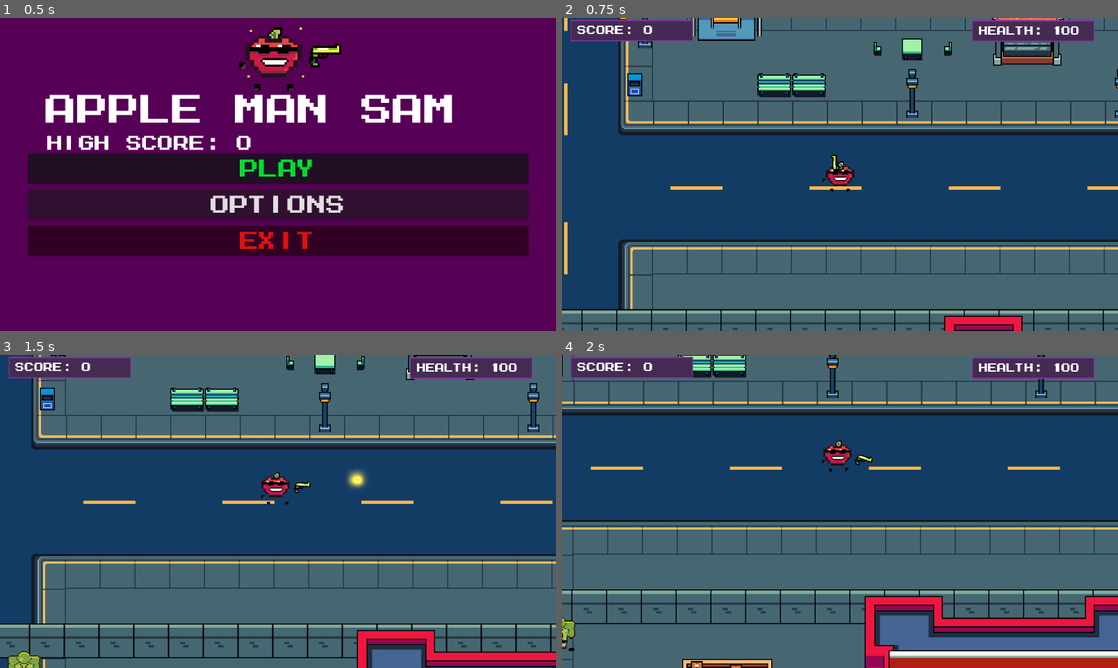
Above: before the commit, frames 1-4 (two rows, left to right).
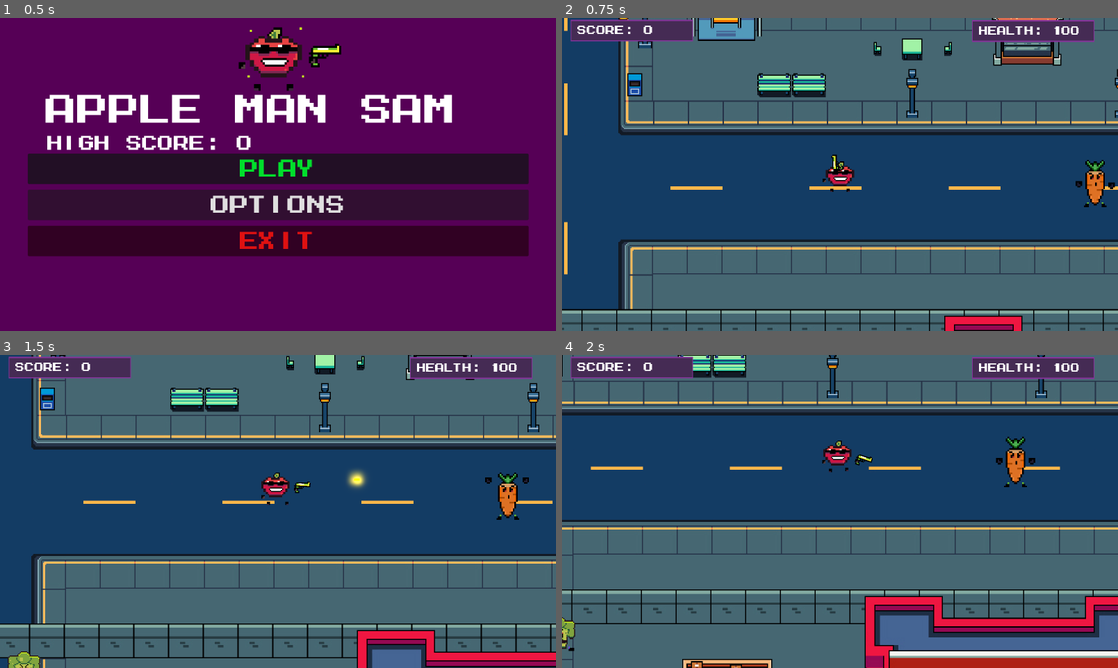
Above: after the commit, the same moments.

Repository: George-Nizor/Apple-Man-Sam
Game: Godot game, scene res://Scenes/Menus/main_menu.tscn
Same seed, same stepped clock (60 frames per second), same inputs: the game is played once before the commit and once after it. Sound files missing from this copy of the repository are replaced by a short silence.
Inputs (mouse positions are in pixels of both pictures, inside the frame that each line leads up to):
- Up to frame 1 (0.5 s): no input
- Up to frame 2 (0.75 s): click "Play" at 0.5 s
- Up to frame 3 (1.5 s): move the mouse to (400, 495) at 1.27 s; hold D (right) from 1.28 s (still down); click (400, 495) at 1.35 s
- Up to frame 4 (2 s): keep holding D (right)

Frame 1 is identical in both runs. In frame 2, 0.5% of the frame differs, in the area x 92-100%, y 45-61%; in frame 3, 0.5%; in frame 4, 0.5%, in the area x 78-86%, y 26-43%.

Commit message:
CARROT MAN BARRY has been added

Diff:
--- /dev/null
+++ b/top-down-v2/Scenes/Entities/enemy_2.tscn
@@ -0,0 +1,108 @@
+[gd_scene load_steps=14 format=3 uid="uid://suv7ientnyjb"]
+
+[ext_resource type="Script" path="res://enemy_2.gd" id="1_qgcl3"]
+[ext_resource type="Texture2D" uid="uid://d4ay3tehch2yf" path="res://Assets/Sprites/Carrot Man Barry.png" id="2_d1u3y"]
+[ext_resource type="Script" path="res://Scenes/Components/health_component.gd" id="3_d7j75"]
+[ext_resource type="Script" path="res://Scenes/Components/hitbox_component.gd" id="4_hf3xm"]
+
+[sub_resource type="AtlasTexture" id="AtlasTexture_ashuy"]
+atlas = ExtResource("2_d1u3y")
+region = Rect2(0, 0, 32, 32)
+
+[sub_resource type="AtlasTexture" id="AtlasTexture_f4h7g"]
+atlas = ExtResource("2_d1u3y")
+region = Rect2(32, 0, 32, 32)
+
+[sub_resource type="AtlasTexture" id="AtlasTexture_w3qcr"]
+atlas = ExtResource("2_d1u3y")
+region = Rect2(64, 0, 32, 32)
+
+[sub_resource type="AtlasTexture" id="AtlasTexture_v0xhs"]
+atlas = ExtResource("2_d1u3y")
+region = Rect2(96, 0, 32, 32)
+
+[sub_resource type="AtlasTexture" id="AtlasTexture_rjoho"]
+atlas = ExtResource("2_d1u3y")
+region = Rect2(128, 0, 32, 32)
+
+[sub_resource type="SpriteFrames" id="SpriteFrames_a81fc"]
+animations = [{
+"frames": [{
+"duration": 1.0,
+"texture": SubResource("AtlasTexture_ashuy")
+}, {
+"duration": 1.0,
+"texture": SubResource("AtlasTexture_f4h7g")
+}, {
+"duration": 1.0,
+"texture": SubResource("AtlasTexture_w3qcr")
+}, {
+"duration": 1.0,
+"texture": SubResource("AtlasTexture_v0xhs")
+}, {
+"duration": 1.0,
+"texture": SubResource("AtlasTexture_rjoho")
+}],
+"loop": true,
+"name": &"default",
+"speed": 5.0
+}]
+
+[sub_resource type="CapsuleShape2D" id="CapsuleShape2D_eykmw"]
+radius = 8.0
+height = 31.3333
+
+[sub_resource type="CapsuleShape2D" id="CapsuleShape2D_06wpc"]
+radius = 13.0
+height = 36.0
+
+[sub_resource type="RectangleShape2D" id="RectangleShape2D_bruql"]
+size = Vector2(24.6667, 31.3333)
+
+[node name="Enemy_2" type="CharacterBody2D"]
+scale = Vector2(1.5, 1.5)
+collision_layer = 2
+collision_mask = 5
+script = ExtResource("1_qgcl3")
+
+[node name="AnimatedSprite2D" type="AnimatedSprite2D" parent="."]
+sprite_frames = SubResource("SpriteFrames_a81fc")
+autoplay = "default"
+frame_progress = 0.192582
+
+[node name="enemy_2_health" type="Node2D" parent="."]
+script = ExtResource("3_d7j75")
+
+[node name="enemy_2_hitbox" type="Area2D" parent="." node_paths=PackedStringArray("health_component")]
+collision_layer = 2
+script = ExtResource("4_hf3xm")
+health_component = NodePath("../enemy_2_health")
+
+[node name="enemy_2_hitbox_shape" type="CollisionShape2D" parent="enemy_2_hitbox"]
+position = Vector2(0, 1)
+shape = SubResource("CapsuleShape2D_eykmw")
+
+[node name="enemy_2_collision" type="CollisionShape2D" parent="."]
+visible = false
+position = Vector2(0.666667, -0.666667)
+shape = SubResource("CapsuleShape2D_06wpc")
+
+[node name="dash_timer" type="Timer" parent="."]
+wait_time = 2.0
+
+[node name="dash_duration_timer" type="Timer" parent="."]
+wait_time = 0.5
+
+[node name="attack_box" type="Area2D" parent="."]
+collision_layer = 2
+
+[node name="CollisionShape2D" type="CollisionShape2D" parent="attack_box"]
+position = Vector2(0.333333, 1)
+shape = SubResource("RectangleShape2D_bruql")
+
+[node name="attack_cd" type="Timer" parent="."]
+
+[connection signal="timeout" from="dash_timer" to="." method="_on_dash_timer_timeout"]
+[connection signal="timeout" from="dash_duration_timer" to="." method="_on_dash_timer_timeout"]
+[connection signal="area_entered" from="attack_box" to="." method="_on_attack_box_area_entered"]
+[connection signal="timeout" from="attack_cd" to="." method="_on_attack_cd_timeout"]
--- a/top-down-v2/Scenes/Levels/Main_Level.tscn
+++ b/top-down-v2/Scenes/Levels/Main_Level.tscn
@@ -7,6 +7,7 @@
 [ext_resource type="PackedScene" uid="uid://c2glth78667qi" path="res://Scenes/Menus/pause_menu.tscn" id="4_atk2i"]
 [ext_resource type="FontFile" uid="uid://bo05ovc6ssadm" path="res://Assets/MegamaxJonathanToo-YqOq2.ttf" id="5_31i4j"]
 [ext_resource type="Texture2D" uid="uid://b2sqrgnab4yt0" path="res://Assets/Tile_Files/tile_set.png" id="5_cvyco"]
+[ext_resource type="PackedScene" uid="uid://suv7ientnyjb" path="res://Scenes/Entities/enemy_2.tscn" id="6_7v6ae"]
 [ext_resource type="TileSet" uid="uid://dlhws7gyhdx5j" path="res://Assets/Tilesets/main_tileset.tres" id="6_tlhqx"]
 [ext_resource type="Script" path="res://Scenes/Levels/ground.gd" id="7_h6gmj"]
 [ext_resource type="AudioStream" uid="uid://wcwky31x2lc3" path="res://Assets/Sounds/Music/Game_Track.mp3" id="8_2dhog"]
@@ -71,6 +72,9 @@
 theme_override_font_sizes/normal_font_size = 100
 text = "GAME OVER
    CUNT"
+
+[node name="Enemy_2" parent="." instance=ExtResource("6_7v6ae")]
+position = Vector2(728, 362)
 
 [node name="Spawners" type="Node" parent="."]
 script = ExtResource("4_8gadg")
--- a/top-down-v2/Scenes/Levels/wenus.tscn
+++ b/top-down-v2/Scenes/Levels/wenus.tscn
@@ -1,8 +1,9 @@
-[gd_scene load_steps=4 format=4 uid="uid://bo6qwv85ukygc"]
+[gd_scene load_steps=5 format=4 uid="uid://bo6qwv85ukygc"]
 
 [ext_resource type="PackedScene" uid="uid://cn3b83r2ltbda" path="res://Scenes/Entities/Player/player.tscn" id="1_cvj6t"]
 [ext_resource type="TileSet" uid="uid://dlhws7gyhdx5j" path="res://Assets/Tilesets/main_tileset.tres" id="1_uik73"]
 [ext_resource type="PackedScene" uid="uid://dtewtuqtu8jrn" path="res://Scenes/Entities/enemies/enemy.tscn" id="3_6slv2"]
+[ext_resource type="PackedScene" uid="uid://suv7ientnyjb" path="res://Scenes/Entities/enemy_2.tscn" id="4_g6xyb"]
 
 [node name="Node2D" type="Node2D"]
 
@@ -21,3 +22,6 @@
 
 [node name="Enemy" parent="." instance=ExtResource("3_6slv2")]
 position = Vector2(292, -16)
+
+[node name="Enemy_2" parent="." instance=ExtResource("4_g6xyb")]
+position = Vector2(314, 45)
--- /dev/null
+++ b/top-down-v2/enemy_2.gd
@@ -0,0 +1,69 @@
+extends CharacterBody2D
+
+@onready var player: Player = get_parent().get_child(0)
+@onready var dash_timer: Timer = $dash_timer  # Timer to control dash intervals
+var dashing = false  # Tracks if the enemy is currently dashing
+var dash_speed = 250  # Speed of the dash
+var dash_duration = 0.3  # Duration of each dash in seconds
+@onready var original_rotation = rotation
+@onready var enemy_2_sprite: AnimatedSprite2D = $AnimatedSprite2D
+@onready var attack_cd: Timer = $attack_cd
+@onready var can_attack = true
+@export var attack_damage = 30
+
+func _ready() -> void:
+
+	dash_timer.start(2.0)  # Dash every 2 seconds
+
+func _physics_process(delta: float) -> void:
+	if dashing:
+		# Move in the set direction while dashing is active
+		move_and_slide()
+
+func dash_toward_player():
+	# Get direction to player, set velocity, and start dashing
+	var player_position = player.global_position
+	var direction = (player_position - global_position).normalized()
+	velocity = dash_speed * direction
+	dashing = true
+	if player_position.x < global_position.x:
+		enemy_2_sprite.flip_h = true  # Flip sprite horizontally
+		enemy_2_sprite.flip_v = true  # Flip sprite vertically
+	else:
+		enemy_2_sprite.flip_h = false  # Reset flip
+	look_at(player_position)
+
+	# Schedule stop to end the dash after dash_duration
+	await get_tree().create_timer(dash_duration).timeout
+	stop_dash()
+
+func stop_dash():
+	velocity = Vector2.ZERO  # Clear velocity to stop movement
+	rotation = original_rotation
+	enemy_2_sprite.flip_v = false  # Rest vertical flip
+	dashing = false  # End dashing state
+
+# Timer callback to initiate the dash
+func _on_dash_timer_timeout() -> void:
+	dash_toward_player()
+
+func Enemy():
+	pass
+
+
+func _on_attack_box_area_entered(area: Area2D) -> void:
+	if area is Hitboxcomponent and can_attack == true:
+		var hitbox : Hitboxcomponent = area
+		if hitbox.get_parent().has_method("Player"):
+			var attack = Attack.new()
+			attack.damage = attack_damage
+			hitbox.damage(attack)
+			var sounds = get_tree().root.get_node('Test_Level/Player/Hit_Sounds').get_children()
+			var random_sound = sounds[randi() % sounds.size()]
+			random_sound.play()
+			can_attack = false
+			attack_cd.start()
+
+
+func _on_attack_cd_timeout() -> void:
+	can_attack = true
Binary file added: top-down-v2/Assets/Sprites/Carrot Man Barry.png
Not shown, added: top-down-v2/Assets/Sprites/Carrot Man Barry.png.import
Not shown: 1 places in top-down-v2/Scenes/Levels/Main_Level.tscn that only renumber resources
